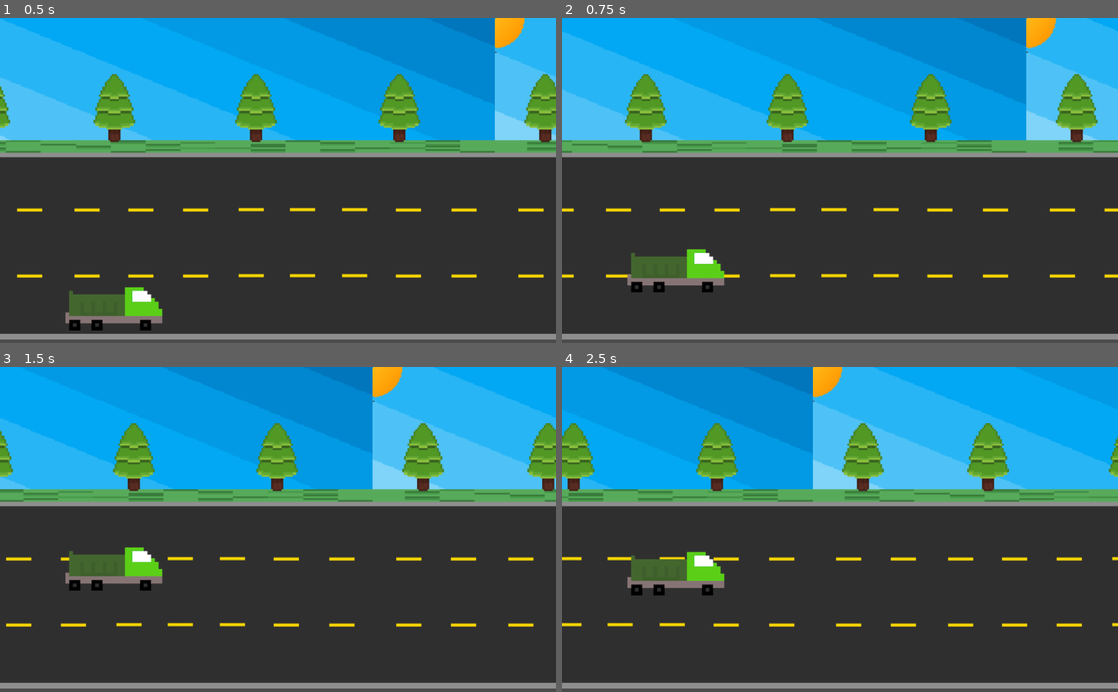
Above: before the commit, frames 1-4 (two rows, left to right).
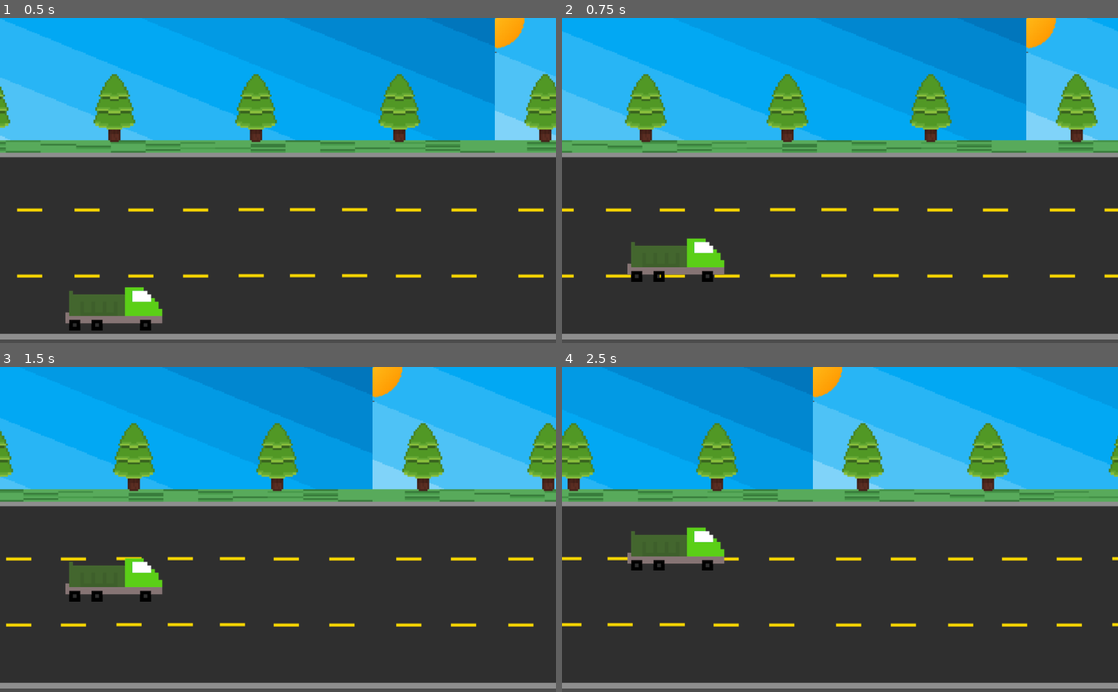
Above: after the commit, the same moments.

Repository: 2023M1T6-Inteli/grupo1
Game: Godot game, scene res://game_scene/NodeRoad.tscn
Two runs of this game, one before a commit and one after it. Both use one fixed random seed, a clock stepped at 60 frames per second and the inputs below.
Inputs:
- Up to frame 1 (0.5 s): no input
- Up to frame 2 (0.75 s): hold Up (ui_up) from 0.53 s (still down)
- Up to frame 3 (1.5 s): release Up (ui_up) at 1.28 s; hold Down (ui_down) from 1.28 s (still down)
- Up to frame 4 (2.5 s): release Down (ui_down) at 2.03 s; hold Up (ui_up) from 2.03 s (still down)

Frame 1 is identical in both runs. In frame 2, 1.8% of the frame differs, in the area x 11-30%, y 67-85%; in frame 3, 1.8%; in frame 4, 2.9%, in the area x 11-30%, y 49-71%.

Commit message:
rename obstacles

Diff:
--- a/src/JACQUIS/game_scene/NodeRoad.tscn
+++ b/src/JACQUIS/game_scene/NodeRoad.tscn
@@ -53,7 +53,7 @@
 	var rng = RandomNumberGenerator.new()
 	rng.randomize()
 
-	var availableObstacles = [\"rollOver\", \"spill\", \"crash\"]
+	var availableObstacles = [\"hole\", \"puddle\", \"car\"]
 	return availableObstacles[rng.randi_range(0, 2)]
 
 func _add_obstacles_to_rows(rowsObstacles):
--- a/src/JACQUIS/game_scene/sprites/Truck.gd
+++ b/src/JACQUIS/game_scene/sprites/Truck.gd
@@ -1,6 +1,6 @@
 extends KinematicBody2D
 
-const Y_DELTA = 350
+const Y_DELTA = 450
 
 # Called when the node enters the scene tree for the first time.
 func _ready():
